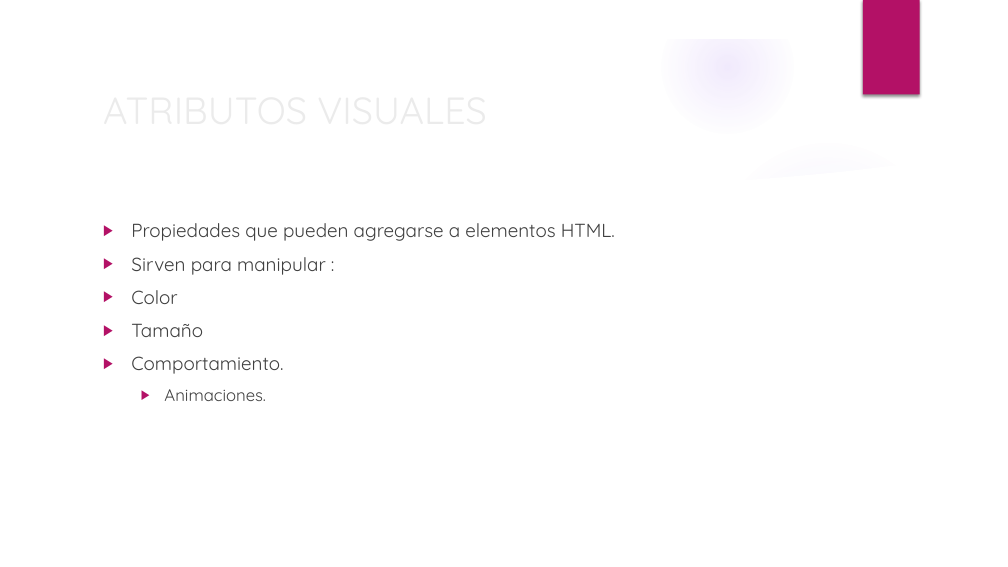
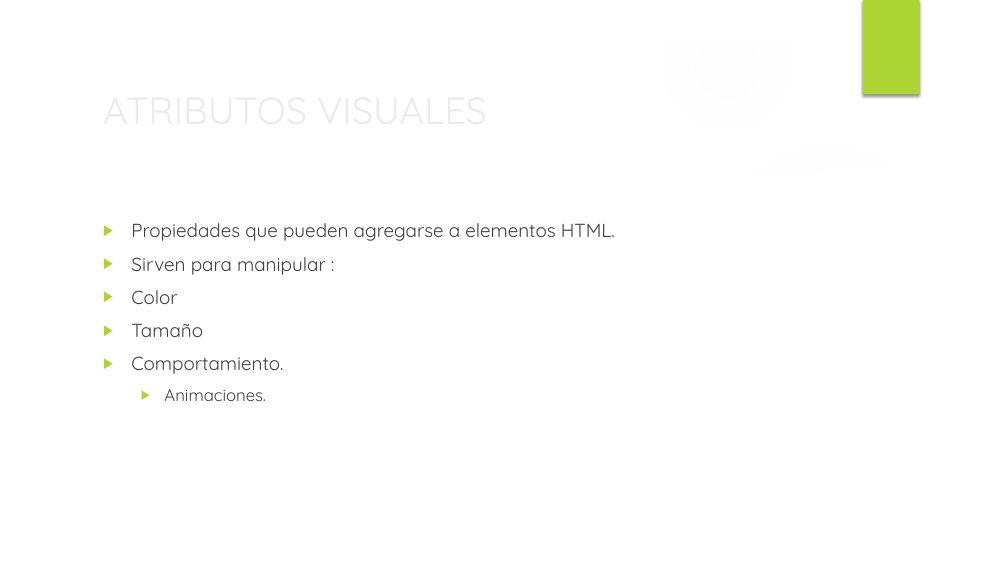
Before and after one commit to stealth14/Web-Transicion-Gradiente, a slide deck: slide 2 of diapositivas CSS.pptx. Drawn at 1008x567 pixels with LibreOffice and Linux fonts; fonts in the diff are those of the drawing; background and template pictures are left out. Boxes give left, top, right and bottom in pixels: in the first picture for what was removed or moved away, otherwise in the second. Text is boxed around its words. In the diff, an @@ line names an element or a change of style, - is before the commit and + after.

```diff
--- a/diapositivas CSS.pptx
+++ b/diapositivas CSS.pptx
@@ fill gradient #9B6BF2 to gradient #F7F7F7 in 3 elements at <box>0,221,346,567</box>, <box>0,240,195,435</box>, <box>662,0,794,132</box> @@
@@ rectangle at <box>863,0,920,95</box>: fill #B31166 to #ACD433 @@
@@ text "Propiedades que pueden agregarse a ..." at <box>131,223,615,401</box>: bullet colour #B31166 to #ACD433 @@
```
Also in this commit, not shown: 3 other slides changed, 2 slides added, 6 slides removed.
